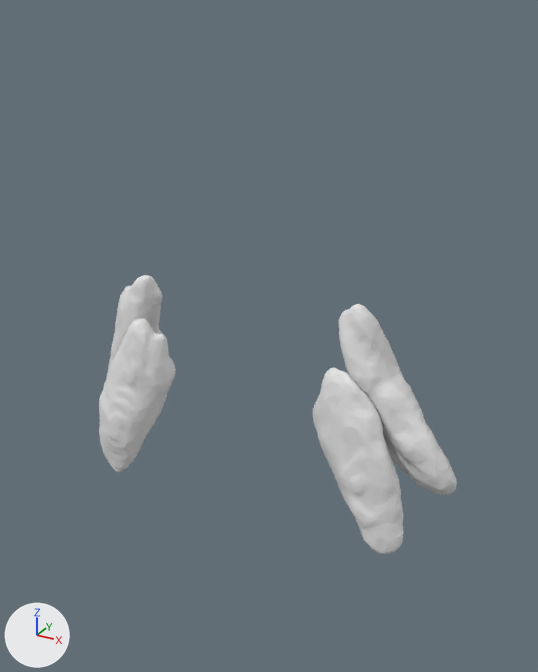
An edit to the glTF model assets/vhp-ct/male-neck-muscles.glb, drawn before and after from the same camera.
Rendered twice from a camera (50 mm lens) standing at (0.1179, -0.199, 0.7632) and looking at (0.0098, -0.0024, 0.665). Every picture has the same lights, and +X, +Y and +Z are marked at lower left. The picture after the commit comes second. Mesh edges are drawn as thin lines on the coarser meshes.

Objects in the first picture: 'VH_M_anterior_scalene_L', 'VH_M_anterior_scalene_R', 'VH_M_middle_scalene_L', 'VH_M_middle_scalene_R' and 1 more.
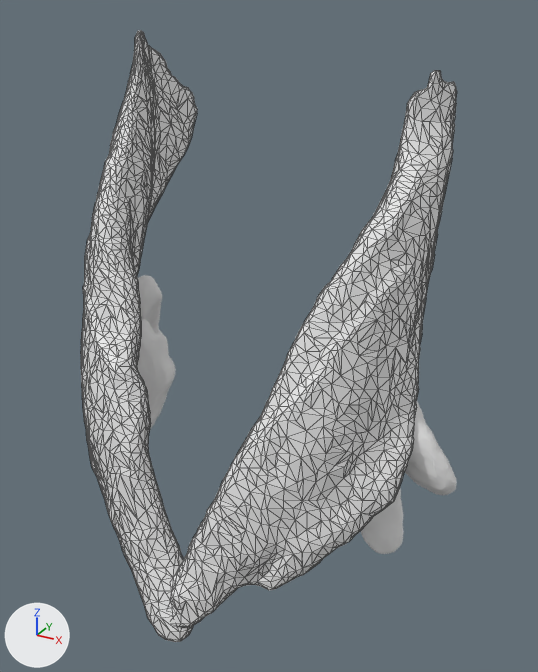
Changed parts and their boxes [x1, y1, x2, y2] in the pictures (538 x 672 px):
'VH_M_sternocleidomastoid_L', added
    after: [169, 70, 457, 628]
'VH_M_sternocleidomastoid_R', added
    after: [81, 30, 197, 642]
'VH_M_anterior_scalene_L', unchanged, covered by the edit
    before: [313, 367, 404, 554]
    after: [361, 487, 404, 554]
'VH_M_middle_scalene_L', unchanged, covered by the edit
    before: [338, 304, 457, 495]
    after: [404, 402, 457, 495]
'VH_M_anterior_scalene_R', unchanged, covered by the edit
    before: [99, 318, 176, 472]
    after: [137, 318, 176, 431]

The change, as a list of edits to the scene's bpy script:
```text
Add me_vh_m_sternocleidomastoid_r:
    me_vh_m_sternocleidomastoid_r.from_pydata(...)  # 2002 vertices, 4000 faces; spans x -0.059..0.011, y -0.06..0.045, z 0.58..0.757
Add me_vh_m_sternocleidomastoid_l:
    me_vh_m_sternocleidomastoid_l.from_pydata(...)  # 2002 vertices, 4000 faces; spans x 0.0..0.063, y -0.058..0.047, z 0.584..0.747
Add ob_vh_m_sternocleidomastoid_r:
    ob_vh_m_sternocleidomastoid_r = bpy.data.objects.new('VH_M_sternocleidomastoid_R', me_vh_m_sternocleidomastoid_r)
    ob_vh_m_sternocleidomastoid_r.location = (0.0, 0.0, 0.0)
Add ob_vh_m_sternocleidomastoid_l:
    ob_vh_m_sternocleidomastoid_l = bpy.data.objects.new('VH_M_sternocleidomastoid_L', me_vh_m_sternocleidomastoid_l)
    ob_vh_m_sternocleidomastoid_l.location = (0.0, 0.0, 0.0)
```
